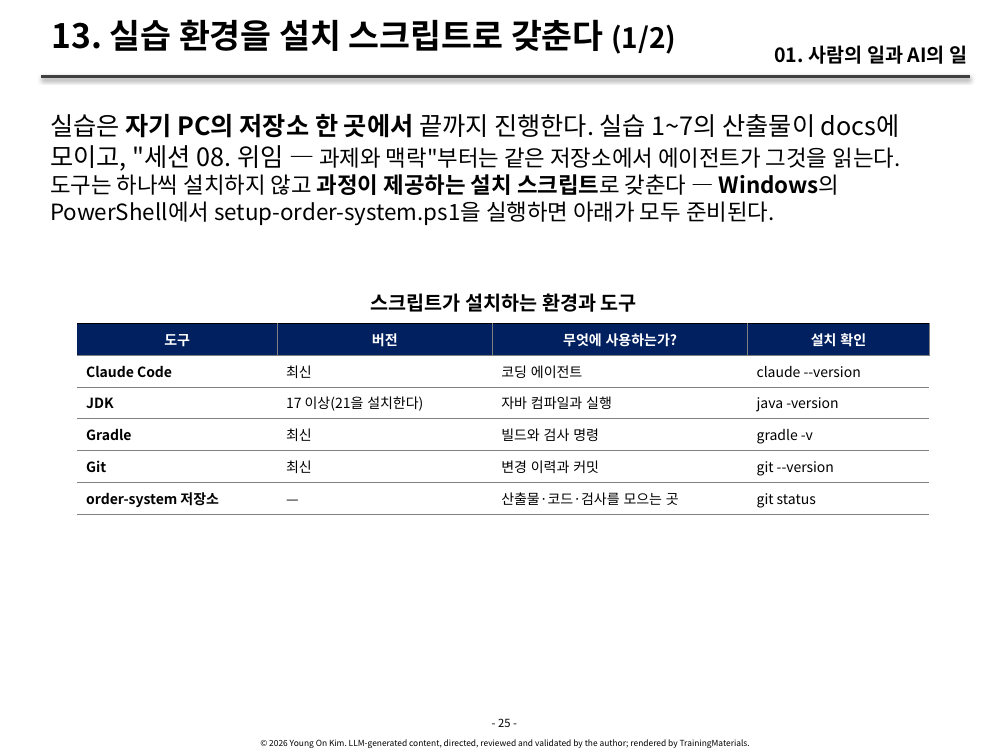
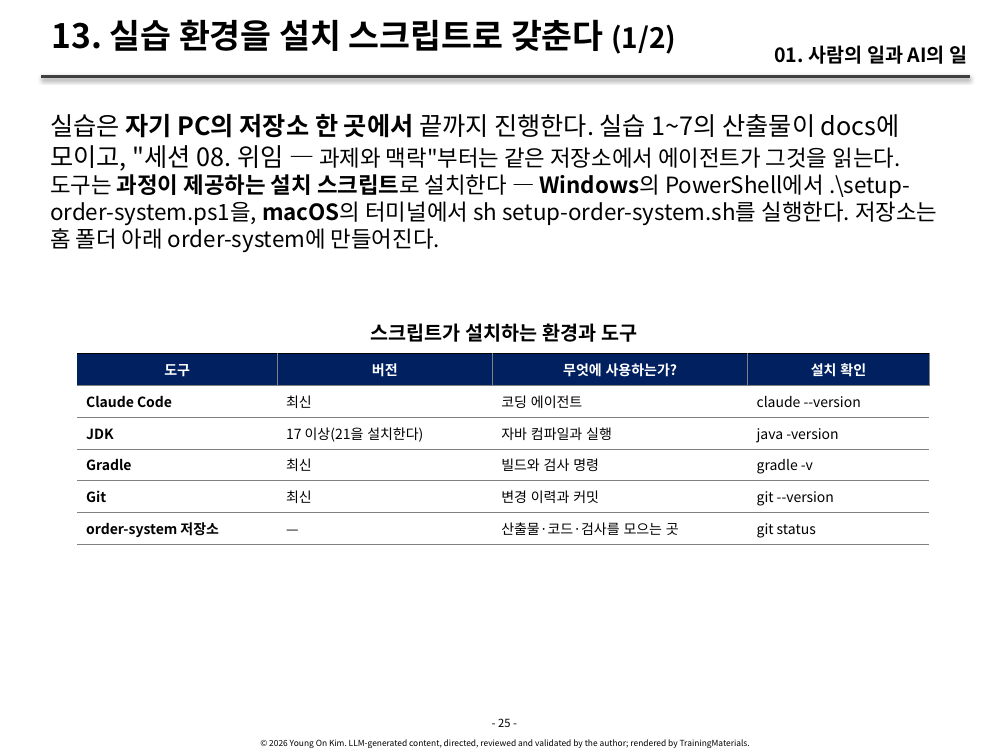
Before and after one commit to YoungSan77/TrainingMaterials, a slide deck: slide 25 of courses/ai-native/sessions/s01.pptx. Drawn at 1008x756 pixels with LibreOffice and Linux fonts; fonts in the diff are those of the drawing. Boxes give left, top, right and bottom in pixels: in the first picture for what was removed or moved away, otherwise in the second. Text is boxed around its words. In the diff, an @@ line names an element or a change of style, - is before the commit and + after.

```diff
--- a/courses/ai-native/sessions/s01.pptx
+++ b/courses/ai-native/sessions/s01.pptx
@@ text at [50, 114, 937, 252]: text changed @@
-실습은 자기 PC의 저장소 한 곳에서 끝까지 진행한다. 실습 1~7의 산출물이 docs에 모이고, "세션 08. 위임 — 과제와 맥락"부터는 같은 저장소에서 에이전트가 그것을 읽는다. 도구는 하나씩 설치하지 않고 과정이 제공하는 설치 스크립트로 갖춘다 — Windows의 PowerShell에서 setup-order-system.ps1을 실행하면 아래가 모두 준비된다.
+실습은 자기 PC의 저장소 한 곳에서 끝까지 진행한다. 실습 1~7의 산출물이 docs에 모이고, "세션 08. 위임 — 과제와 맥락"부터는 같은 저장소에서 에이전트가 그것을 읽는다. 도구는 과정이 제공하는 설치 스크립트로 설치한다 — Windows의 PowerShell에서 .\setup-order-system.ps1을, macOS의 터미널에서 sh setup-order-system.sh를 실행한다. 저장소는 홈 폴더 아래 order-system에 만들어진다.
@@ text "스크립트가 설치하는 환경과 도구": place and size @@
-text "스크립트가 설치하는 환경과 도구" at [371, 293, 637, 312]
+text "스크립트가 설치하는 환경과 도구" at [371, 323, 637, 342]
@@ table: place and size @@
-table at [78, 324, 929, 514]
+table at [78, 354, 929, 544]
```
Also in this commit, not shown: 8 other slides changed, 4 other files.
